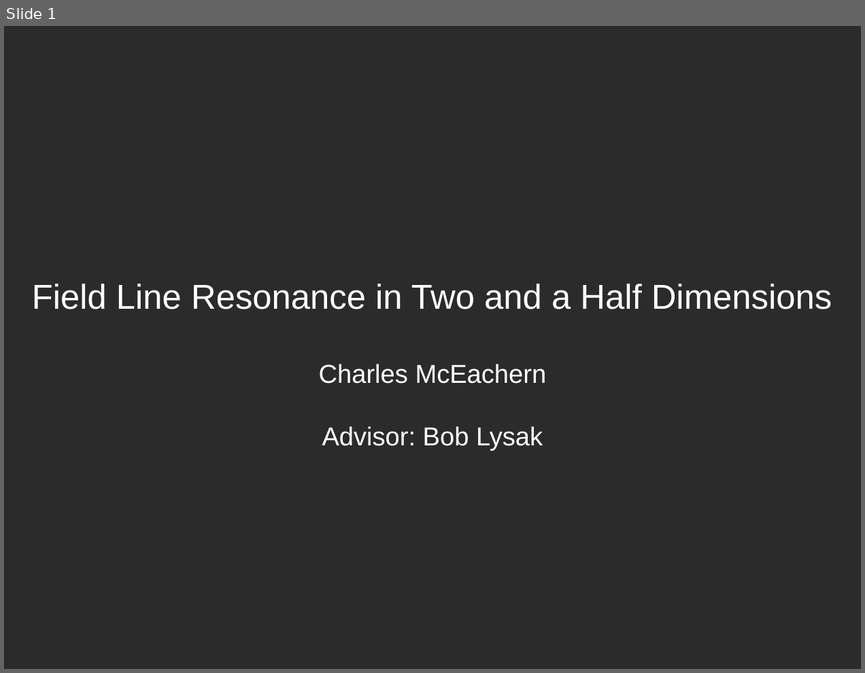
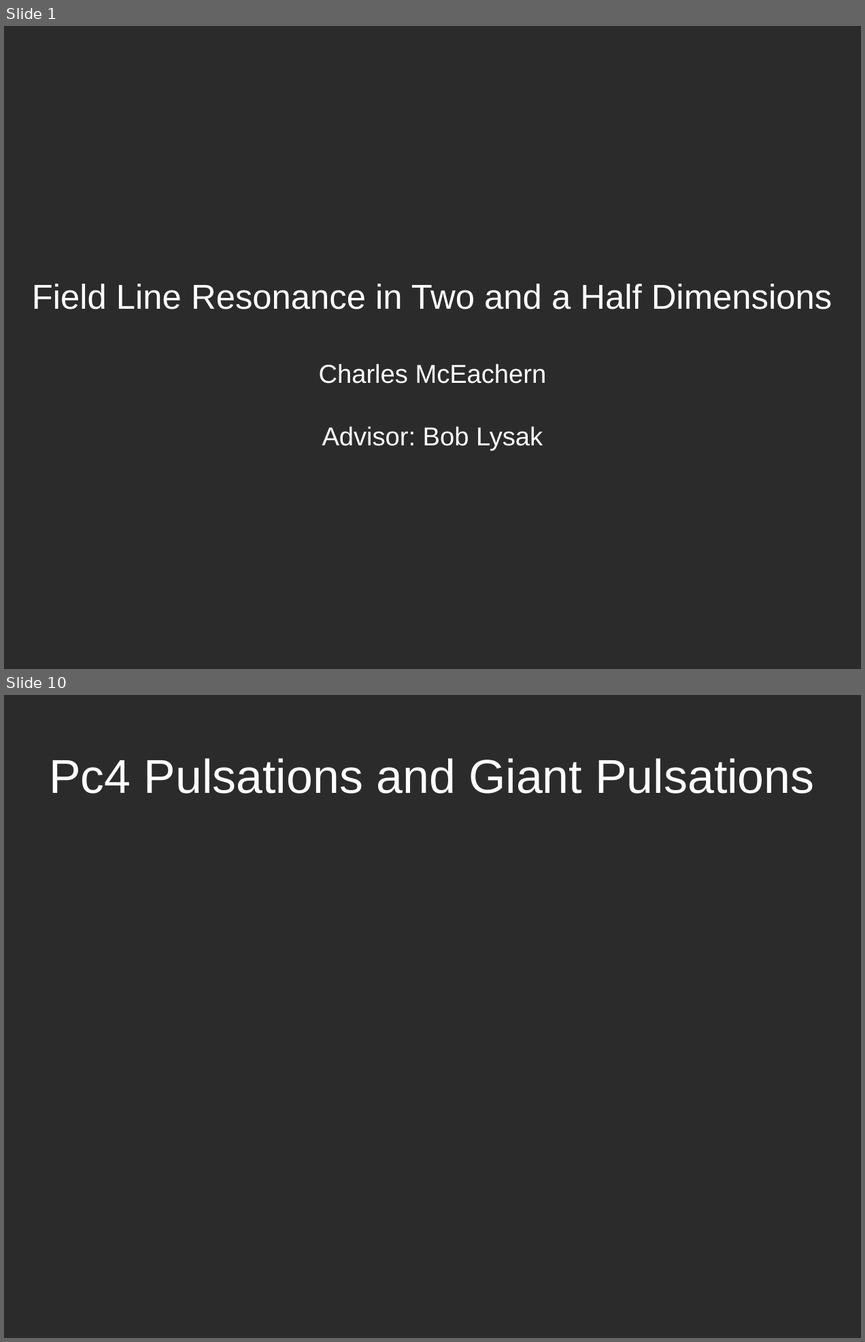
Before and after one commit to charles-uno/dissertation, a slide deck: talk/space_seminar_20160419.odp. Shown one above the other, each under a label of ours: slide 1 before the commit, slides 1 and 10 after it; the slides between them are not shown. The pictures are 865x673 and 865x1342 pixels, drawn with LibreOffice and Linux fonts; fonts in the diff are those of the drawing; background and template pictures are left out; a plain dark background stands for a picture behind light text. Boxes give left, top, right and bottom in pixels: in the first picture for what was removed or moved away, otherwise in the second. Text is boxed around its words. In the diff, an @@ line names an element or a change of style, - is before the commit and + after.

```diff
--- a/talk/space_seminar_20160419.odp
+++ b/talk/space_seminar_20160419.odp
@@ slide 10 added at (4, 695, 861, 1338), background picture (left out) @@
@@ title added at (49, 758, 814, 794), 44 pt, text #FFFFFF @@
+Pc4 Pulsations and Giant Pulsations
```
Also in this commit, not shown: 35 other slides added, 1 slide removed.
